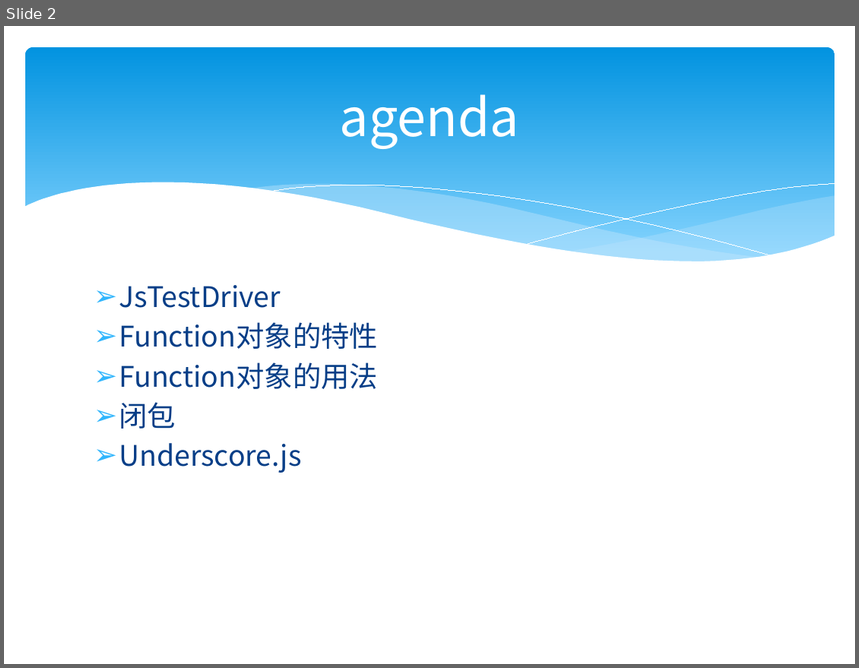
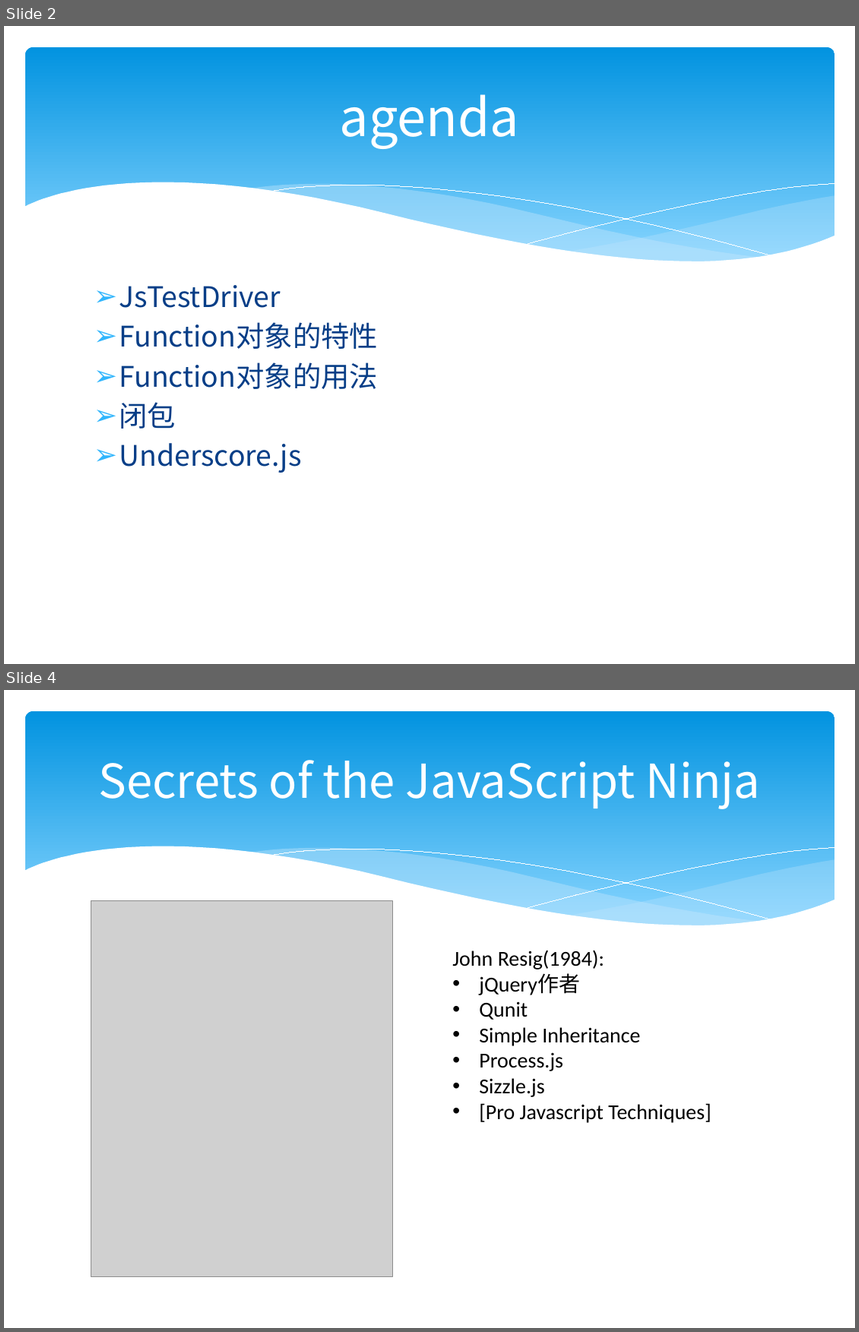
Before and after one commit to zjumty/jsfunc_training, a slide deck: JavaScriptFunctionObject.pptx. Shown one above the other, each under a label of ours: slide 2 before the commit, slides 2 and 4 after it; the slides between them are not shown. The pictures are 859x668 and 859x1332 pixels, drawn with LibreOffice and Linux fonts; fonts in the diff are those of the drawing; grey boxes stand for pictures. Boxes give left, top, right and bottom in pixels: in the first picture for what was removed or moved away, otherwise in the second. Text is boxed around its words. In the diff, an @@ line names an element or a change of style, - is before the commit and + after.

```diff
--- a/JavaScriptFunctionObject.pptx
+++ b/JavaScriptFunctionObject.pptx
@@ slide 4 added at (4, 690, 855, 1328), background #FFFFFF; not listed: 6 template elements that a slide beside it also shows @@
@@ title added at (99, 760, 761, 809), 39.6 pt, text #FFFFFF @@
+Secrets of the JavaScript Ninja
@@ picture added at (91, 901, 392, 1277) @@
@@ text added at (452, 950, 711, 1123), 18 pt, text #000000 @@
+John Resig(1984):
+• jQuery作者
+• Qunit
+• Simple Inheritance
+• Process.js
+• Sizzle.js
+• [Pro Javascript Techniques]
```
Also in this commit, not shown: 1 slide changed, 7 other slides added, 3 other files.
